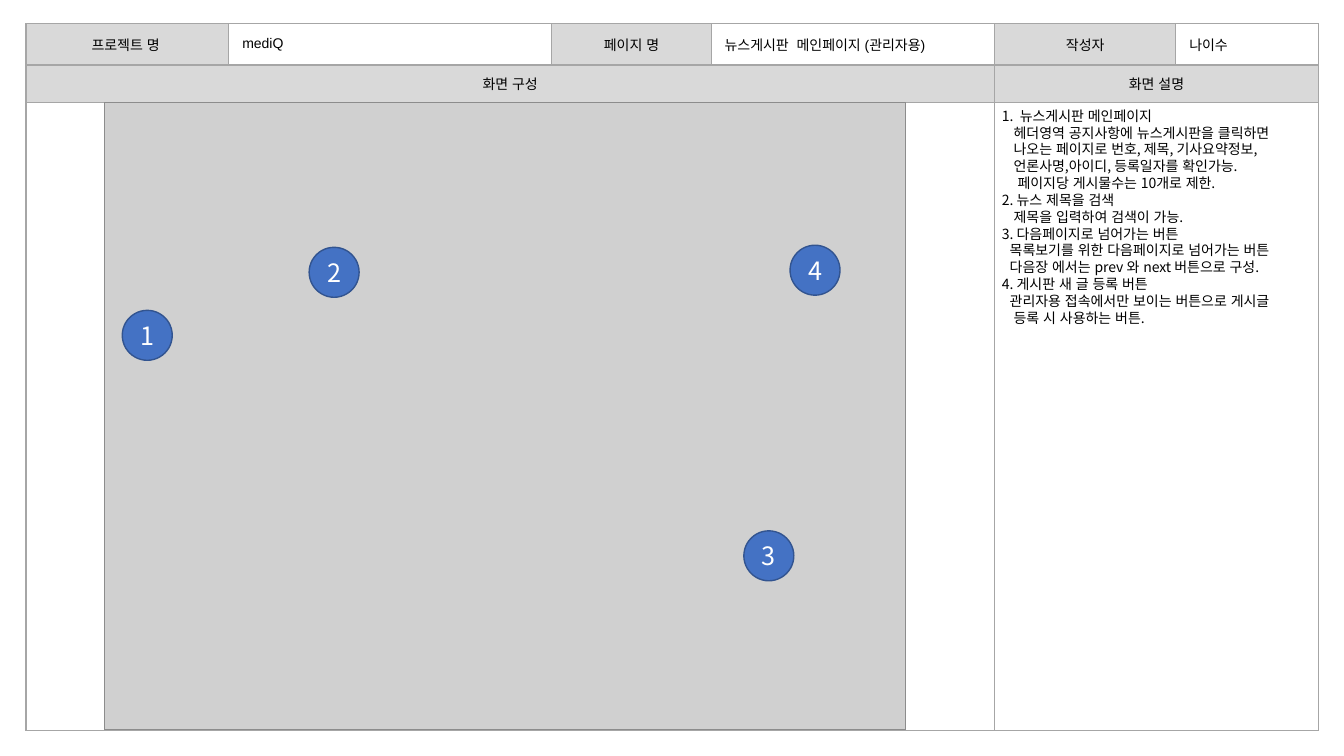
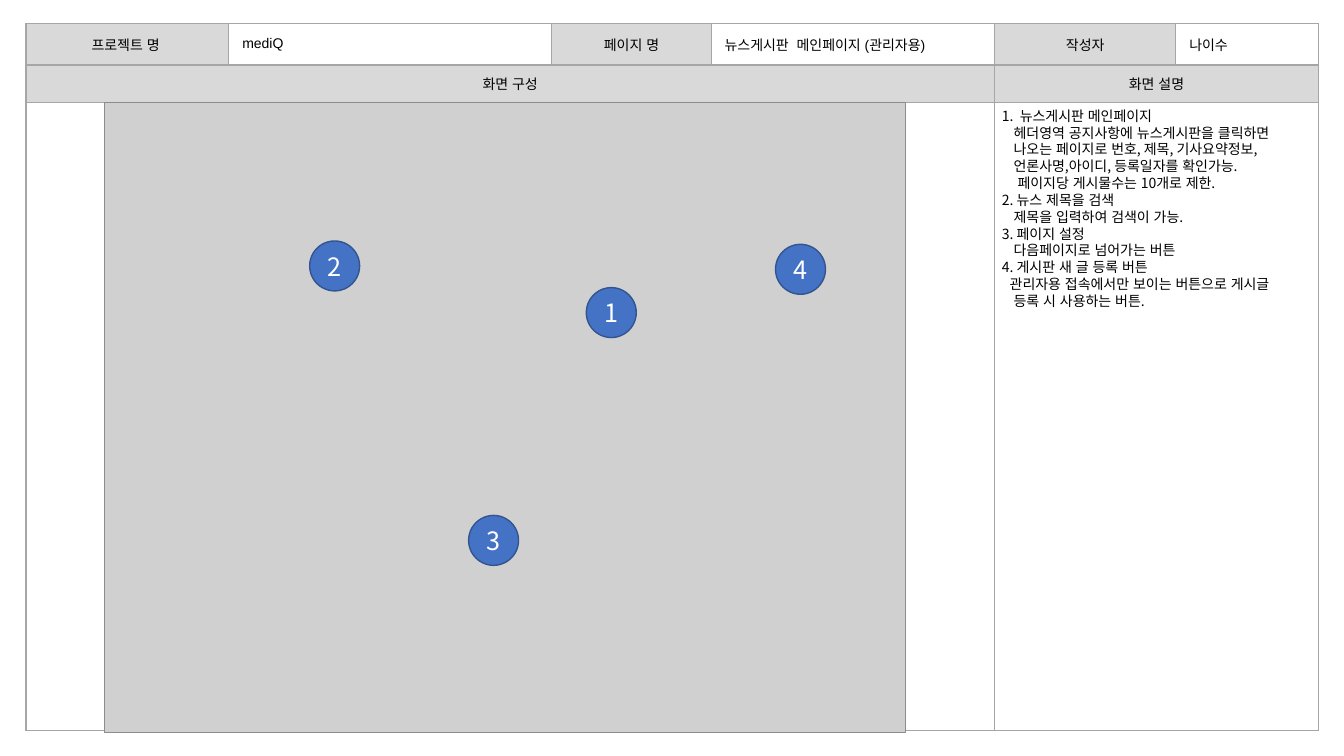
Before and after one commit to burnyst/mediQ, a slide deck: slide 33 of doc/0빅데이터분석프로젝트(공용)/[06] 스토리보드.pptx. Drawn at 1344x756 pixels with LibreOffice and Linux fonts; fonts in the diff are those of the drawing; grey boxes stand for pictures. Boxes give left, top, right and bottom in pixels: in the first picture for what was removed or moved away, otherwise in the second. Text is boxed around its words. In the diff, an @@ line names an element or a change of style, - is before the commit and + after.

```diff
--- a/doc/0빅데이터분석프로젝트(공용)/[06] 스토리보드.pptx
+++ b/doc/0빅데이터분석프로젝트(공용)/[06] 스토리보드.pptx
@@ picture resized from (x1=104, y1=103, x2=905, y2=729) to (x1=104, y1=103, x2=905, y2=733) @@
@@ text at (x1=1002, y1=227, x2=1176, y2=256): text changed @@
-3. 다음페이지로 넘어가는 버튼
-목록보기를 위한 다음페이지로 넘어가는 버튼
-다음장 에서는 prev 와 next 버튼으로 구성.
+3. 페이지 설정
+다음페이지로 넘어가는 버튼
@@ ellipse "2" moved from (x1=310, y1=247, x2=360, y2=297) to (x1=310, y1=241, x2=360, y2=291) @@
@@ ellipse "4" moved from (x1=790, y1=245, x2=841, y2=295) to (x1=775, y1=244, x2=826, y2=294) @@
@@ ellipse "1" moved from (x1=122, y1=311, x2=172, y2=361) to (x1=587, y1=287, x2=637, y2=338) @@
@@ ellipse "3" moved from (x1=744, y1=531, x2=795, y2=582) to (x1=469, y1=515, x2=519, y2=566) @@
```
Also in this commit, not shown: 6 other slides changed, 1 slide removed, 11 other files.
